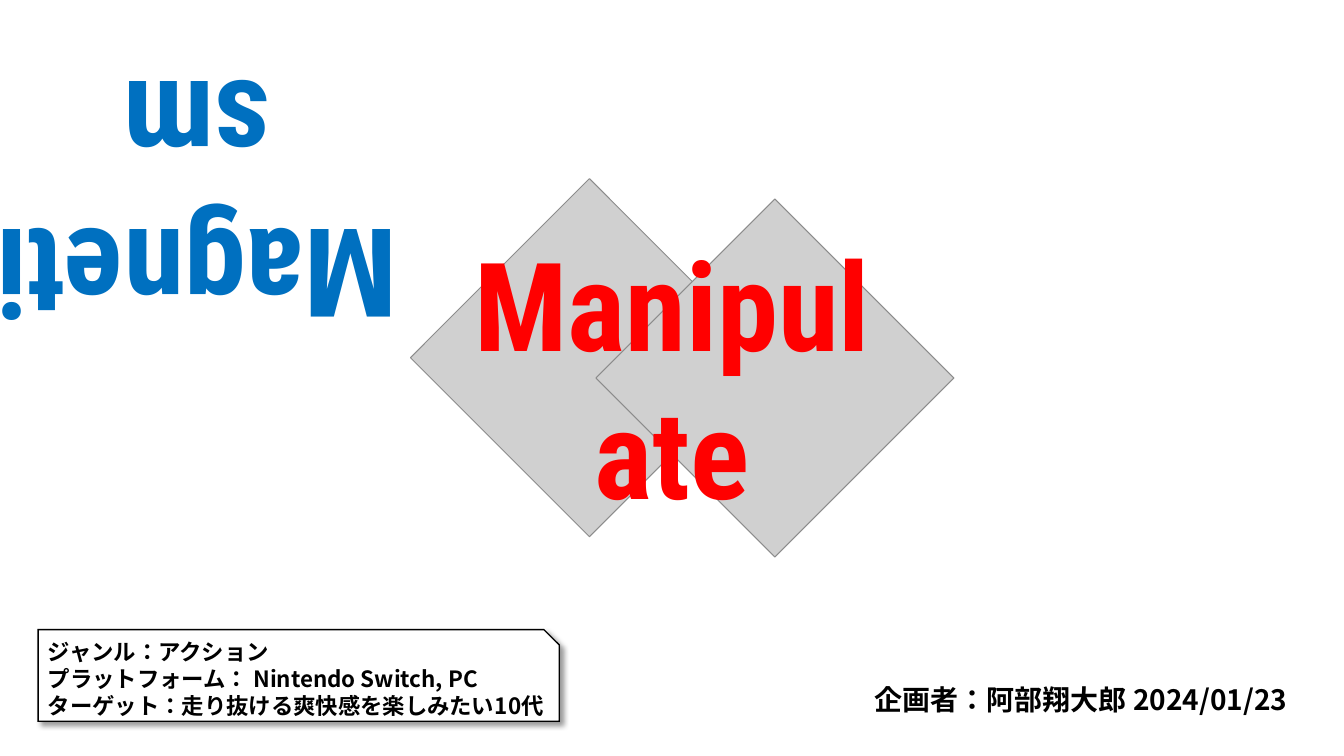
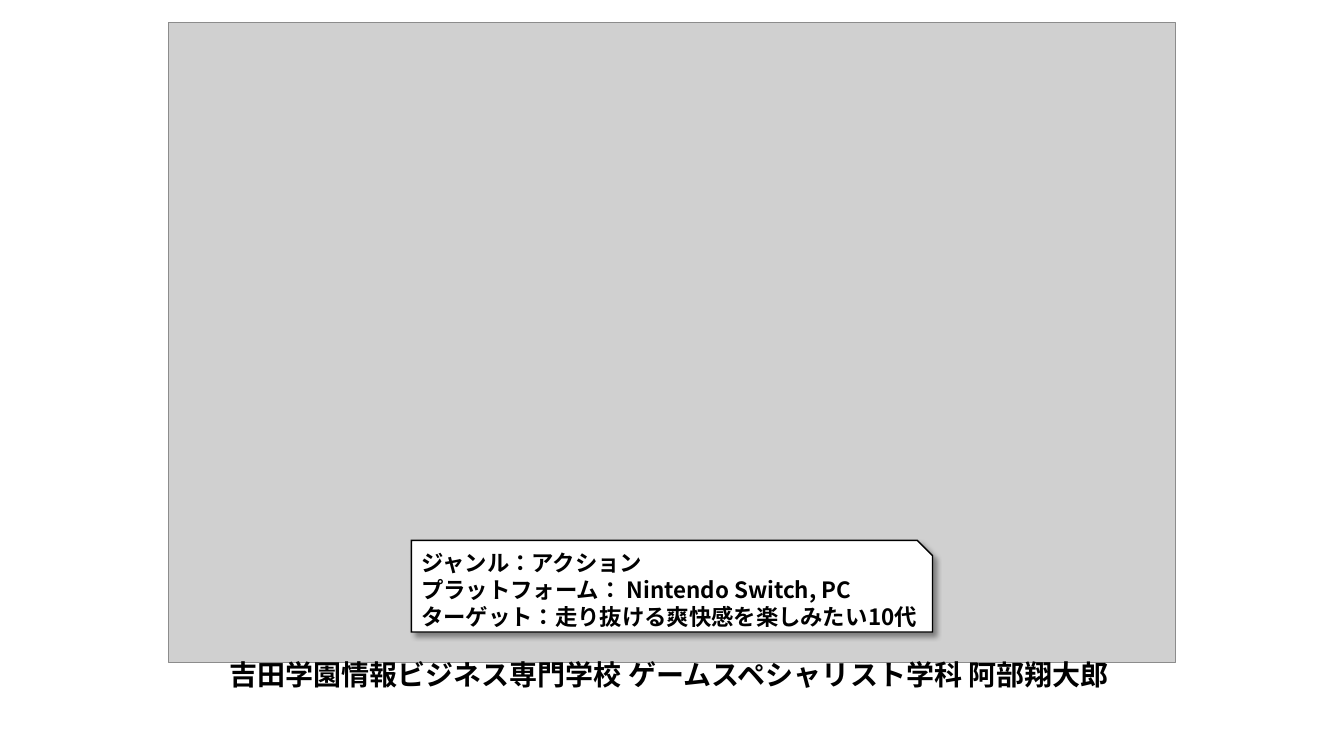
Before and after one commit to SyotaroAbe/ManipulateMagnatism, a slide deck: slide 1 of 企画書・仕様書/ManipulateMagnetism.ppsx. Drawn at 1344x756 pixels with LibreOffice and Linux fonts; fonts in the diff are those of the drawing; grey boxes stand for pictures. Boxes give left, top, right and bottom in pixels: in the first picture for what was removed or moved away, otherwise in the second. Text is boxed around its words. In the diff, an @@ line names an element or a change of style, - is before the commit and + after.

Commit message:
企画書の表紙の修正。仕様書の修正。

```diff
--- a/企画書・仕様書/ManipulateMagnetism.ppsx
+++ b/企画書・仕様書/ManipulateMagnetism.ppsx
@@ picture added at [168,23,1176,663] @@
@@ picture removed at [410,178,768,536] @@
@@ picture removed at [596,199,954,557] @@
@@ text removed at [436,224,909,383] @@
-Manipulate
@@ text removed at [435,358,909,517] @@
-Magnetism
@@ text "ジャンル：アクション": place and size @@
-text "ジャンル：アクション" at [48,641,544,716]
+text "ジャンル：アクション" at [421,552,917,627]
@@ snip rect: place and size @@
-snip rect at [38,630,560,722]
+snip rect at [411,540,933,632]
@@ text at [229,657,1109,693]: text changed @@
-企画者：阿部翔大郎 2024/01/23
+吉田学園情報ビジネス専門学校 ゲームスペシャリスト学科 阿部翔大郎
```
Also in this commit, not shown: 6 other files.
